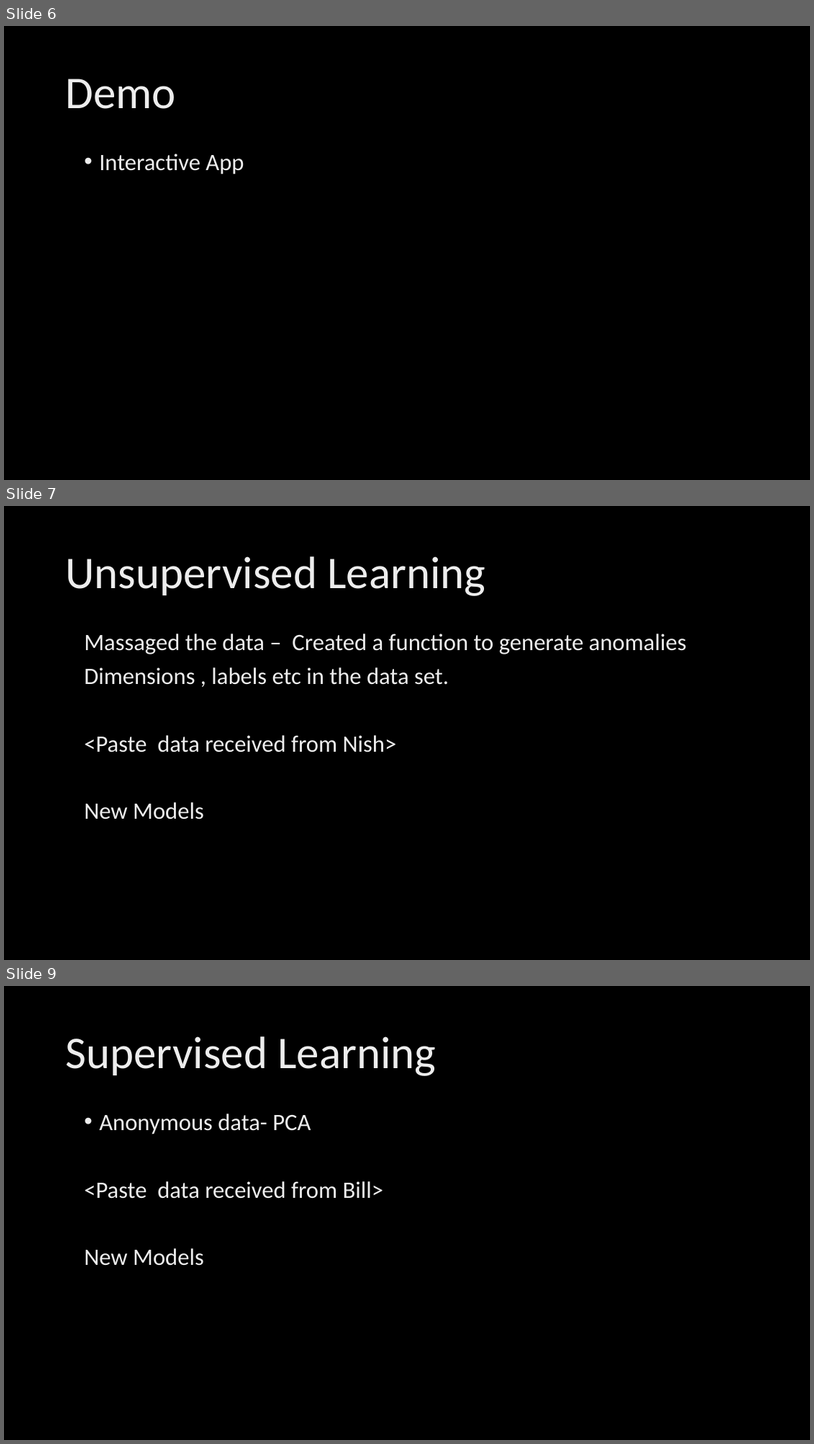
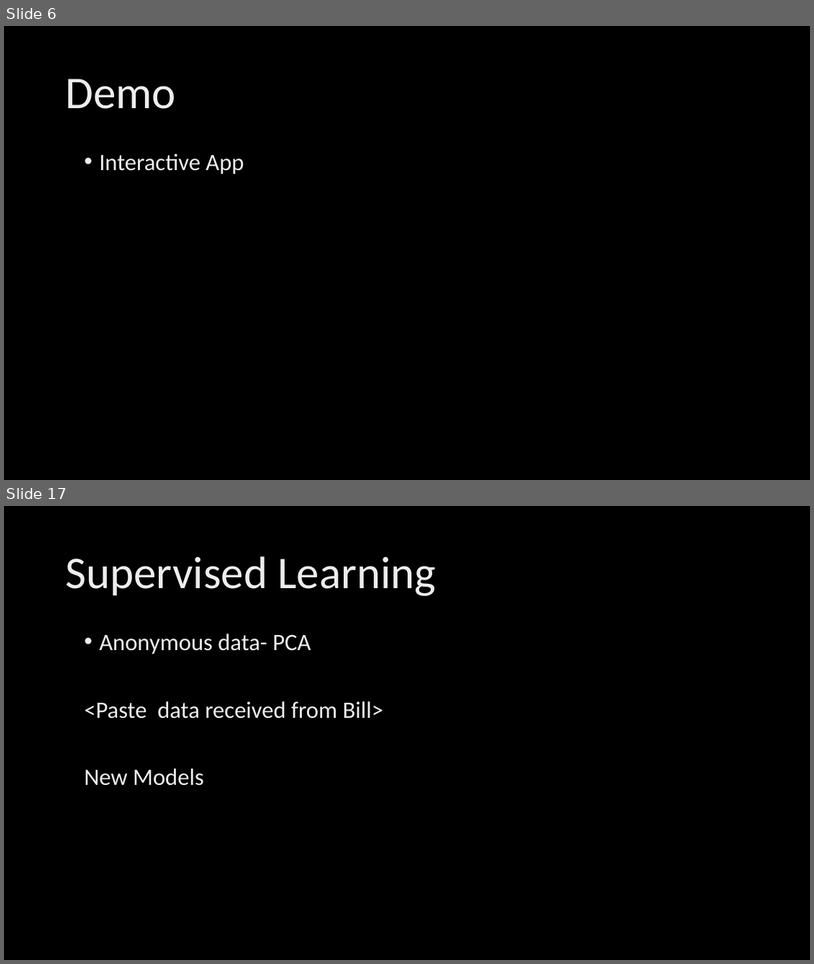
Before and after one commit to anomalydetect/anomalydetect, a slide deck: demo/Anomaly Detection.pptx. Shown one above the other, each under a label of ours: slides 6, 7 and 9 before the commit, slides 6 and 17 after it; the slides between them are not shown. The pictures are 814x1444 and 814x964 pixels, drawn with LibreOffice and Linux fonts; fonts in the diff are those of the drawing; background and template pictures are left out. Boxes give left, top, right and bottom in pixels: in the first picture for what was removed or moved away, otherwise in the second. Text is boxed around its words. In the diff, an @@ line names an element or a change of style, - is before the commit and + after.

```diff
--- a/demo/Anomaly Detection.pptx
+++ b/demo/Anomaly Detection.pptx
@@ slide 7 removed at bbox=[4, 506, 810, 960], background picture (left out) @@
@@ title removed at bbox=[65, 556, 486, 596] @@
-Unsupervised Learning
@@ text removed at bbox=[84, 633, 687, 819] @@
-Massaged the data – Created a function to generate anomalies
-Dimensions , labels etc in the data set.
-<Paste data received from Nish>
-New Models
@@ what was slide 9 is now slide 17 @@
```
Also in this commit, not shown: 1 slide changed, 9 slides added.
